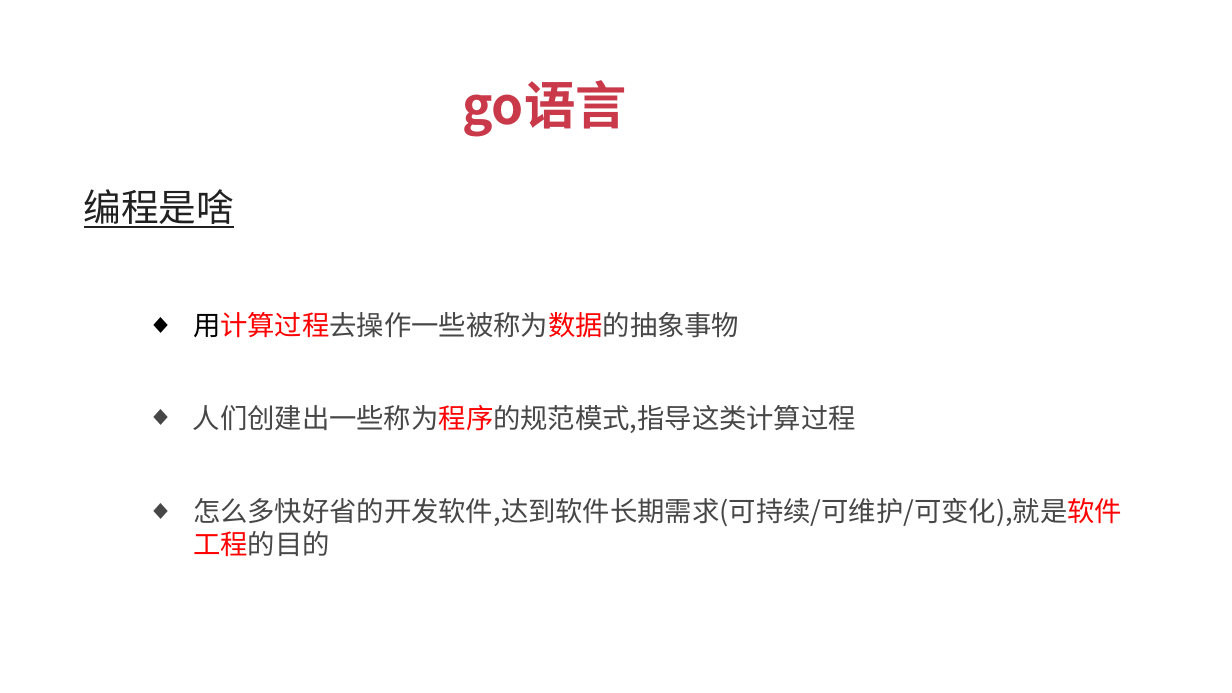
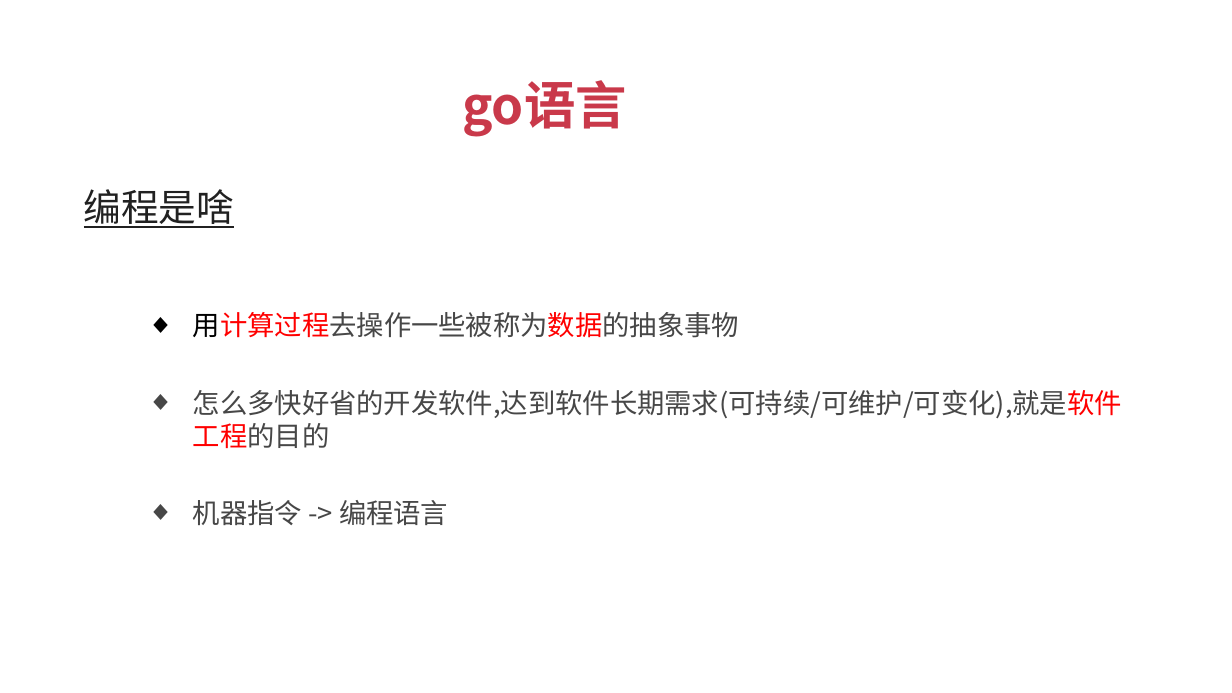
Before and after one commit to xuqiang76/golang, a slide deck: slide 4 of tuling/go语言_傻大猫.pptx. Drawn at 1232x693 pixels with LibreOffice and Linux fonts; fonts in the diff are those of the drawing. Boxes give left, top, right and bottom in pixels: in the first picture for what was removed or moved away, otherwise in the second. Text is boxed around its words. In the diff, an @@ line names an element or a change of style, - is before the commit and + after.

```diff
--- a/tuling/go语言_傻大猫.pptx
+++ b/tuling/go语言_傻大猫.pptx
@@ text "怎么多快好省的开发软件,达到软件长期需求(可持续/可维护/可变化),就是软件工程的目的" moved from (x1=193, y1=498, x2=1122, y2=556) to (x1=193, y1=390, x2=1122, y2=448) @@
@@ text removed at (x1=193, y1=405, x2=856, y2=433) @@
-  ◆ 人们创建出一些称为程序的规范模式,指导这类计算过程
@@ text added at (x1=193, y1=500, x2=448, y2=525), 16 pt, text #474747 @@
+  ◆ 机器指令 -> 编程语言
```
Also in this commit, not shown: 1 other slide changed, 1 other file.
